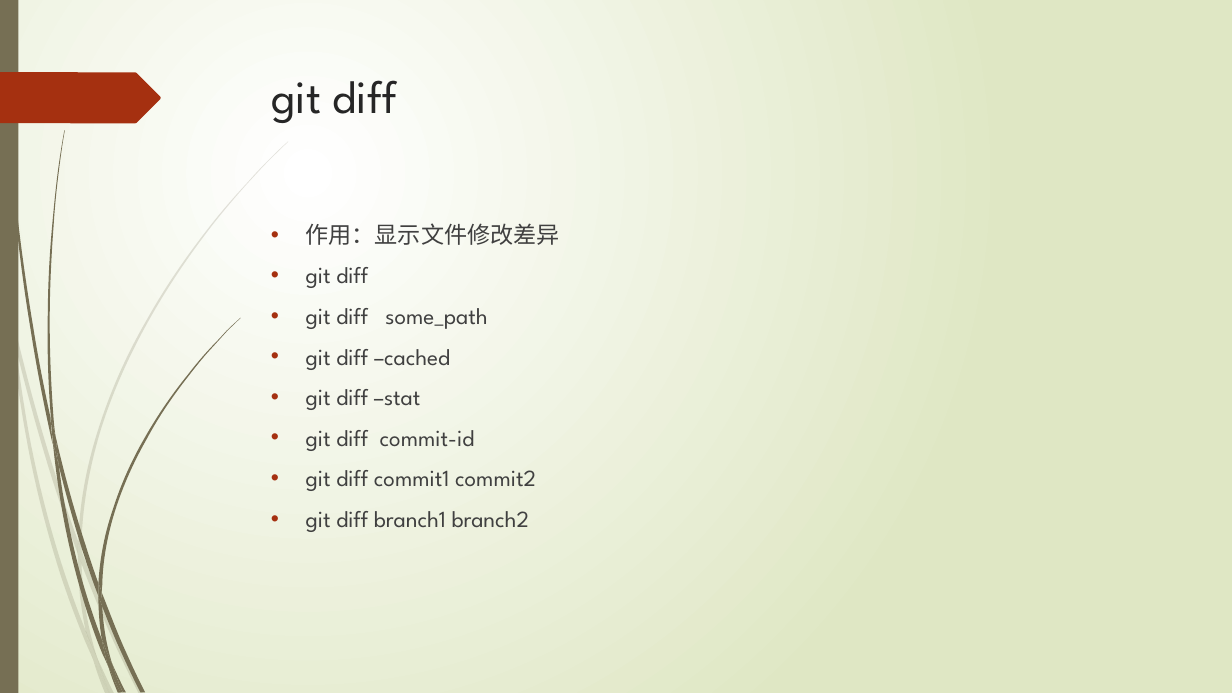
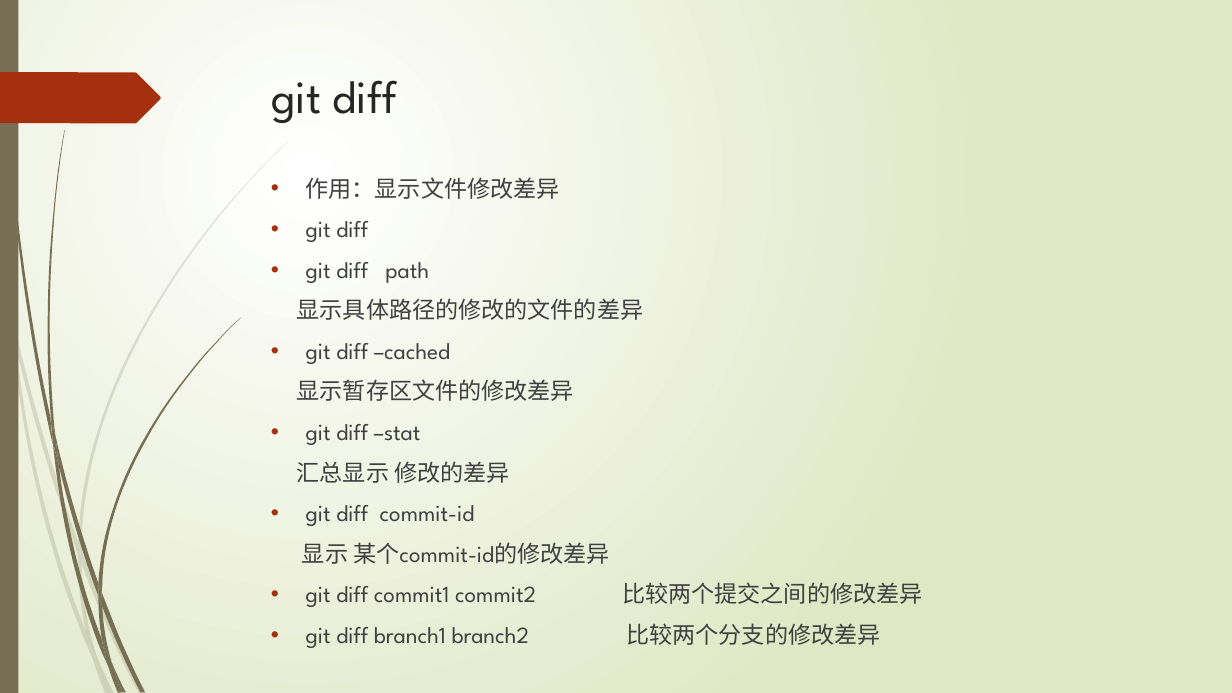
Before and after one commit to watercolor/gitppt, a slide deck: slide 14 of Git.pptx. Drawn at 1232x693 pixels with LibreOffice and Linux fonts; fonts in the diff are those of the drawing. Boxes give left, top, right and bottom in pixels: in the first picture for what was removed or moved away, otherwise in the second. Text is boxed around its words. In the diff, an @@ line names an element or a change of style, - is before the commit and + after.

```diff
--- a/Git.pptx
+++ b/Git.pptx
@@ text "作用：显示文件修改差异": place and size @@
-text "作用：显示文件修改差异" at [306,223,560,532]
+text "作用：显示文件修改差异" at [297,177,922,648]
@@ text at [297,262,643,320]: text changed @@
-• git diff some_path
+• git diff path
+显示具体路径的修改的文件的差异
@@ text at [297,379,574,401]: paragraph added @@
+显示暂存区文件的修改差异
@@ text at [297,461,509,483]: paragraph added @@
+汇总显示 修改的差异
@@ text at [302,542,922,648]: text changed @@
-• git diff commit1 commit2
-• git diff branch1 branch2
+显示 某个commit-id的修改差异
+• git diff commit1 commit2 比较两个提交之间的修改差异
+• git diff branch1 branch2 比较两个分支的修改差异
```
Also in this commit, not shown: 8 other slides changed, 5 slides added.
